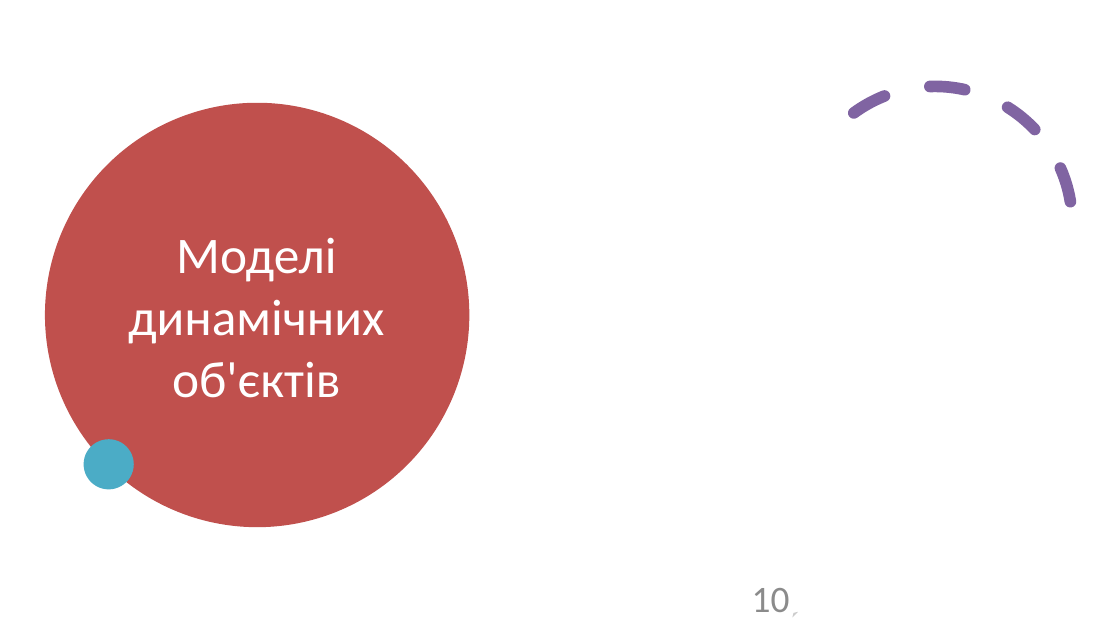
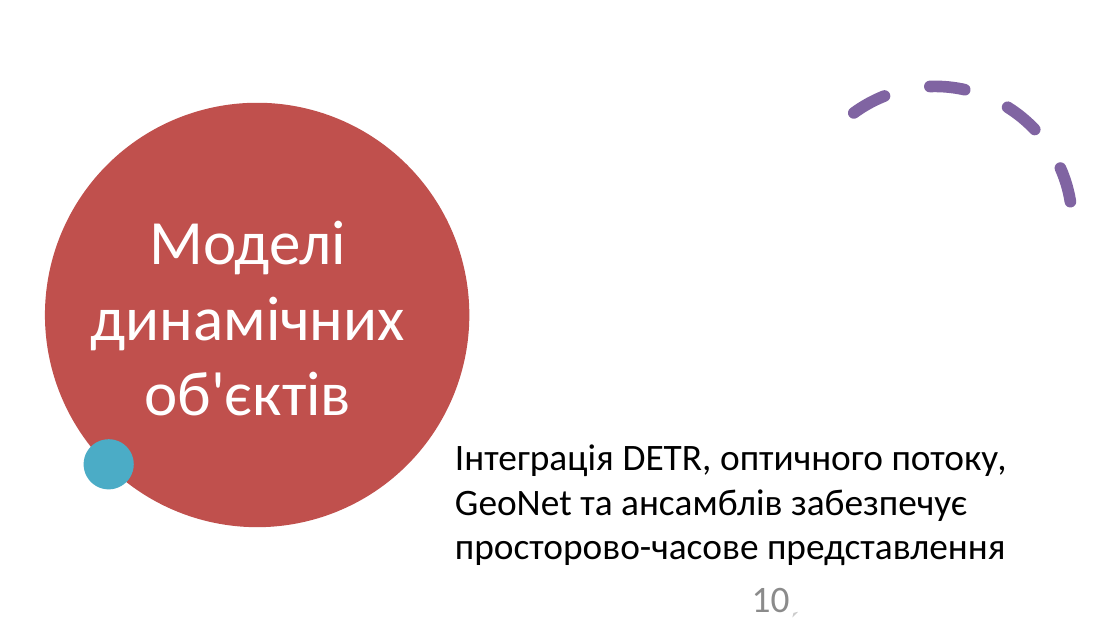
Before and after one commit to ly0wenka/dis_f, a slide deck: slide 10 of dissertation_Kondratov_slides.pptx. Drawn at 1120x630 pixels with LibreOffice and Linux fonts; fonts in the diff are those of the drawing; grey boxes stand for pictures. Boxes give left, top, right and bottom in pixels: in the first picture for what was removed or moved away, otherwise in the second. Text is boxed around its words. In the diff, an @@ line names an element or a change of style, - is before the commit and + after.

Commit message:
12

```diff
--- a/dissertation_Kondratov_slides.pptx
+++ b/dissertation_Kondratov_slides.pptx
@@ title "Моделі динамічних об'єктів": place and size @@
-title "Моделі динамічних об'єктів" at [128, 237, 384, 398]
+title "Моделі динамічних об'єктів" at [90, 220, 404, 416]
@@ title "Моделі динамічних об'єктів" at [90, 220, 404, 416]: size 44 to 54 pt @@
@@ text added at [455, 444, 1007, 565], 32 pt, text #000000 @@
+Інтеграція DETR, оптичного потоку, GeoNet та ансамблів забезпечує просторово-часове представлення
```
Also in this commit, not shown: 9 other slides changed.
